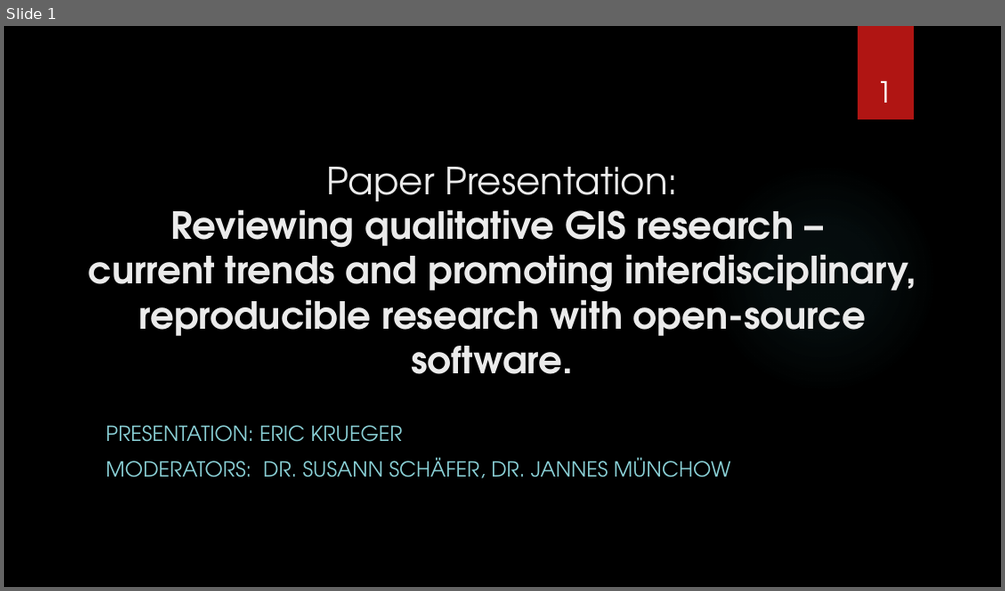
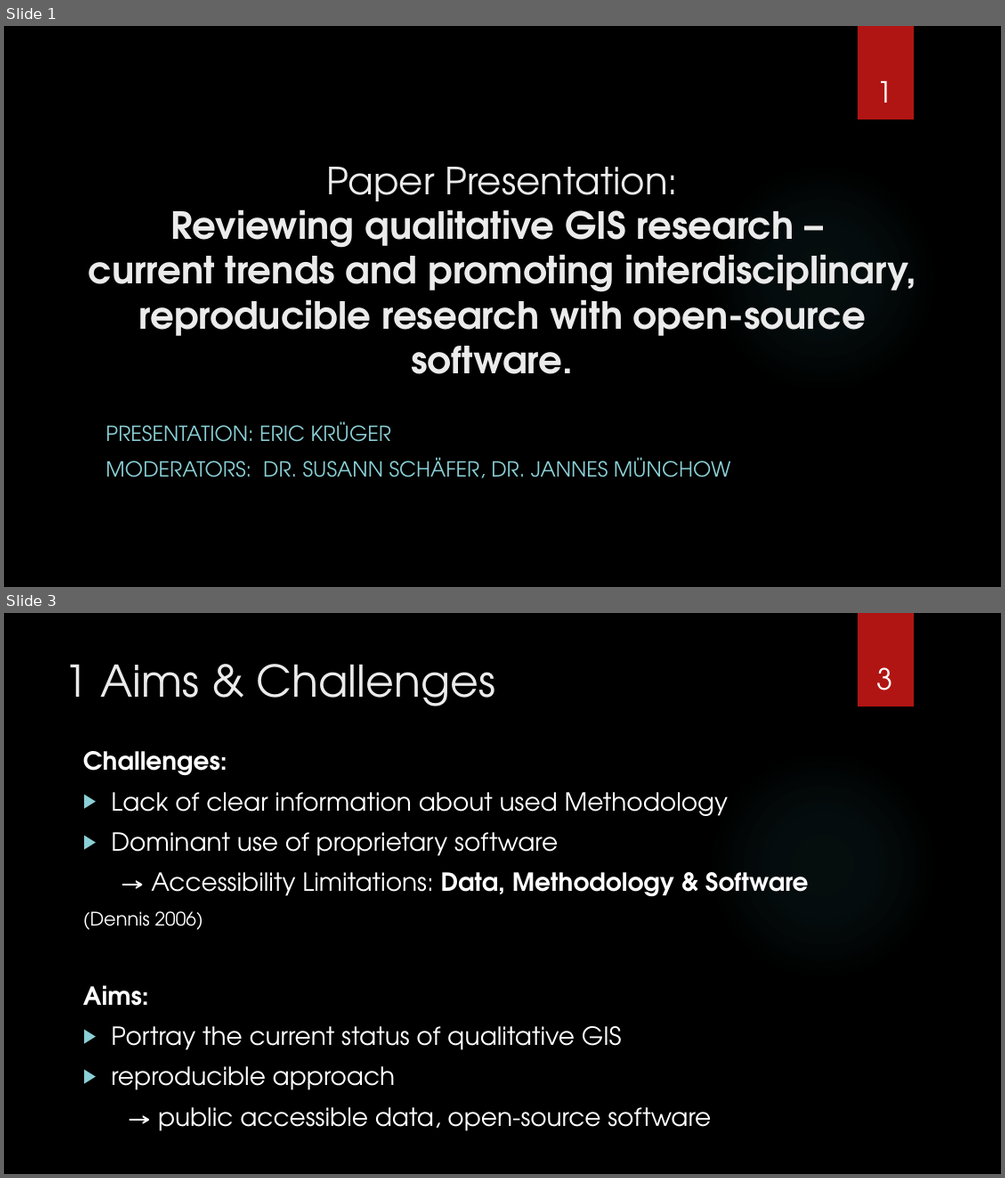
Before and after one commit to nuest/qual_gis, a slide deck: figures/vortrag_qual_gis.pptx. Shown one above the other, each under a label of ours: slide 1 before the commit, slides 1 and 3 after it; the slides between them are not shown. The pictures are 1005x591 and 1005x1178 pixels, drawn with LibreOffice and Linux fonts; fonts in the diff are those of the drawing; background and template pictures are left out. Boxes give left, top, right and bottom in pixels: in the first picture for what was removed or moved away, otherwise in the second. Text is boxed around its words. In the diff, an @@ line names an element or a change of style, - is before the commit and + after.

```diff
--- a/figures/vortrag_qual_gis.pptx
+++ b/figures/vortrag_qual_gis.pptx
@@ slide 3 added at <box>4,613,1001,1174</box>, background picture (left out); not listed: 2 template elements that a slide beside it also shows @@
@@ title added at <box>65,664,495,706</box>, 42 pt, text #EBEBEB @@
+1 Aims & Challenges
@@ page number added at <box>876,667,892,690</box>, 28 pt, text #FFFFFF @@
+3
@@ text added at <box>83,751,809,1131</box>, 24 pt, text #FFFFFF @@
+Challenges:
+▶ Lack of clear information about used Methodology
+▶ Dominant use of proprietary software
+  → Accessibility Limitations: Data, Methodology & Software
+(Dennis 2006)
+Aims:
+▶ Portray the current status of qualitative GIS
+▶ reproducible approach
+  → public accessible data, open-source software
@@ slide 1 changed as well @@
@@ subtitle at <box>105,421,392,442</box>: text changed @@
-PRESENTATION: ERIC KRUEGER
+PRESENTATION: ERIC KRÜGER
```
Also in this commit, not shown: 1 other slide changed, 8 other slides added, 2 slides removed.
